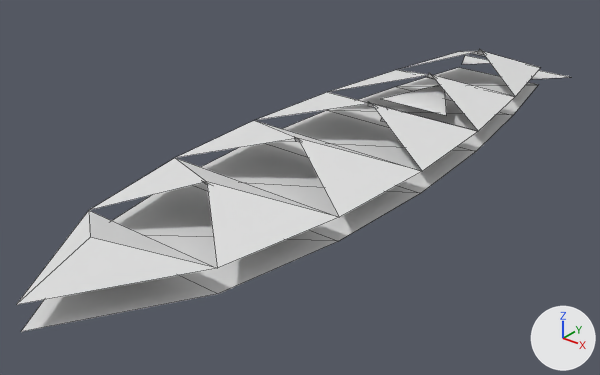
The OBJ model GameData/Meshes/Designs/vesper/vesper_freighter_mk1_14.obj, before and after one commit.
Camera for both pictures: a 50 mm lens placed at (7.77, -11.83, 5.92), pointed at (-0.4, -1.61, -0.42). Every picture has the same lights, and +X, +Y and +Z are marked at lower right. The picture after the commit comes second. Mesh edges are drawn as thin lines. Where no turn or scale is listed for an object, it has been applied to the vertices. Vertices at exactly the same position are counted once.

Objects in the first picture: 'vesper_freighter_mk1_14'.
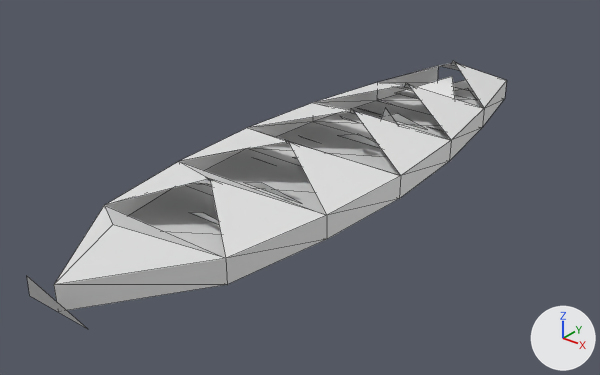
Where the change shows, as pixel boxes [x1, y1, x2, y2] in the pictures (600 x 375 px; the box of a moved part takes in the faces that stretch with it):
'vesper_freighter_mk1_14', reshaped (13% narrower): before [16, 49, 569, 332]; after [27, 61, 507, 328]
part 1 of me_vesper_freighter_mk1_14, moved or reshaped (not visible before): after [381, 108, 397, 124]
part 2 of me_vesper_freighter_mk1_14, rebuilt (14% narrower): before [16, 51, 540, 305]; after [54, 63, 507, 310]
part 3 of me_vesper_freighter_mk1_14, rebuilt: before [381, 85, 447, 116]; after [396, 76, 455, 99]
part 4 of me_vesper_freighter_mk1_14, deleted: before [294, 49, 569, 142]
part 5 of me_vesper_freighter_mk1_14, built on: before [21, 68, 538, 332]; after [27, 61, 476, 328]

The change, as a diff of the scene's bpy script:
```diff
--- a/GameData/Meshes/Designs/vesper/vesper_freighter_mk1_14.obj.py
+++ b/GameData/Meshes/Designs/vesper/vesper_freighter_mk1_14.obj.py
@@ me_vesper_freighter_mk1_14 @@
 # used by ob_vesper_freighter_mk1_14; location = (0.0, 0.0, 0.0)
-me_vesper_freighter_mk1_14.from_pydata(...)  # 59 vertices, 38 faces; spans x -1.78..1.78, y -7.48..5.97, z 0.0..0.86
+me_vesper_freighter_mk1_14.from_pydata(...)  # 98 vertices, 75 faces; spans x -1.62..1.62, y -7.28..3.98, z 0.0..0.89
+# me_vesper_freighter_mk1_14 part 1: the loose piece of 3 vertices spanning x -0.21..0.21, y 0.4..0.58, z 0.21..0.58 is moved by (0.0, -0.02, 0.0)
+# me_vesper_freighter_mk1_14 part 2: the loose piece of 19 vertices spanning x -1.78..1.78, y -7.48..5.02, z 0.39..0.8 is rebuilt with 32 vertices and now spans x -1.62..1.62, y -6.94..3.72, z 0.0..0.82
+# me_vesper_freighter_mk1_14 part 3: the loose piece of 3 vertices spanning x -0.75..0.75, y 1.37..2.55, z 0.31..0.46 is rebuilt with 3 vertices and now spans x -0.71..0.71, y 1.8..2.87, z 0.32..0.55
+# me_vesper_freighter_mk1_14 part 4: 6 loose pieces with 18 vertices, spanning x -1.34..1.34, y -2.27..5.97, z 0.0..0.86, are deleted
+# me_vesper_freighter_mk1_14 part 5
+# 13 vertices are removed from x -1.78..1.78, y -7.48..5.02, z 0.0
+# 11 faces are deleted
+# 52 vertices are added at x -1.27..1.27, y -7.28..3.98, z 0.0..0.89
+# 5 new vertices lie (0.34, 0.0, 0.0) away from vertices in x -0.17, y -4.04..3.07, z 0.7
+# 19 new faces join them
+# other edits to the shape of me_vesper_freighter_mk1_14 do not show in these pictures
```
